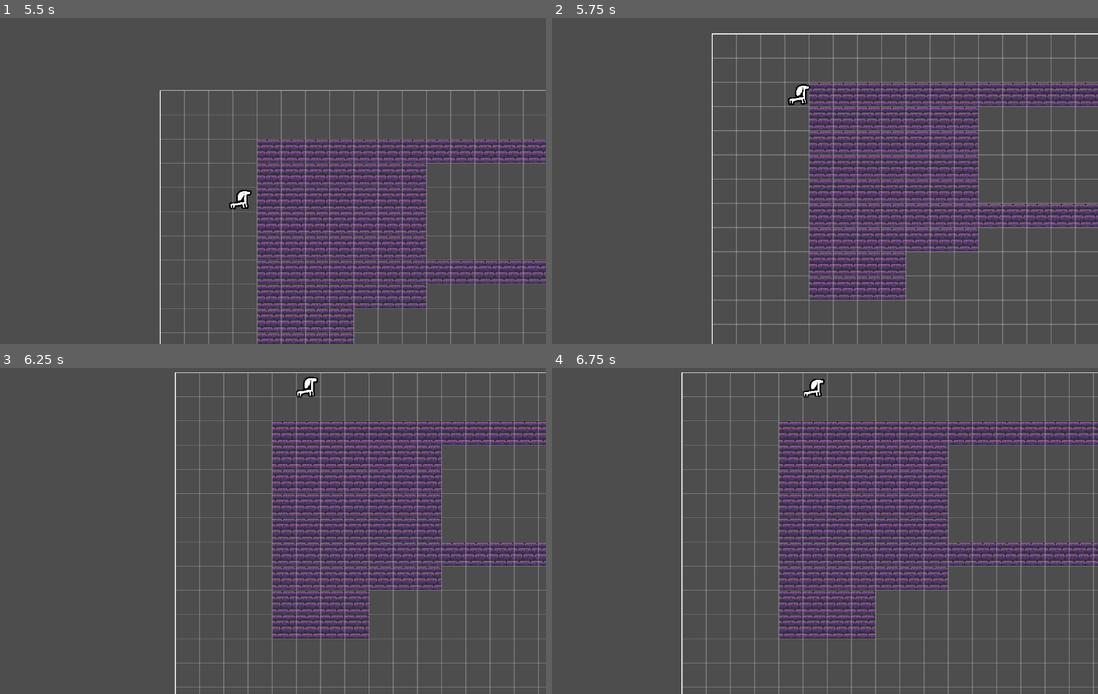
Above: before the commit, frames 1-4 (two rows, left to right).
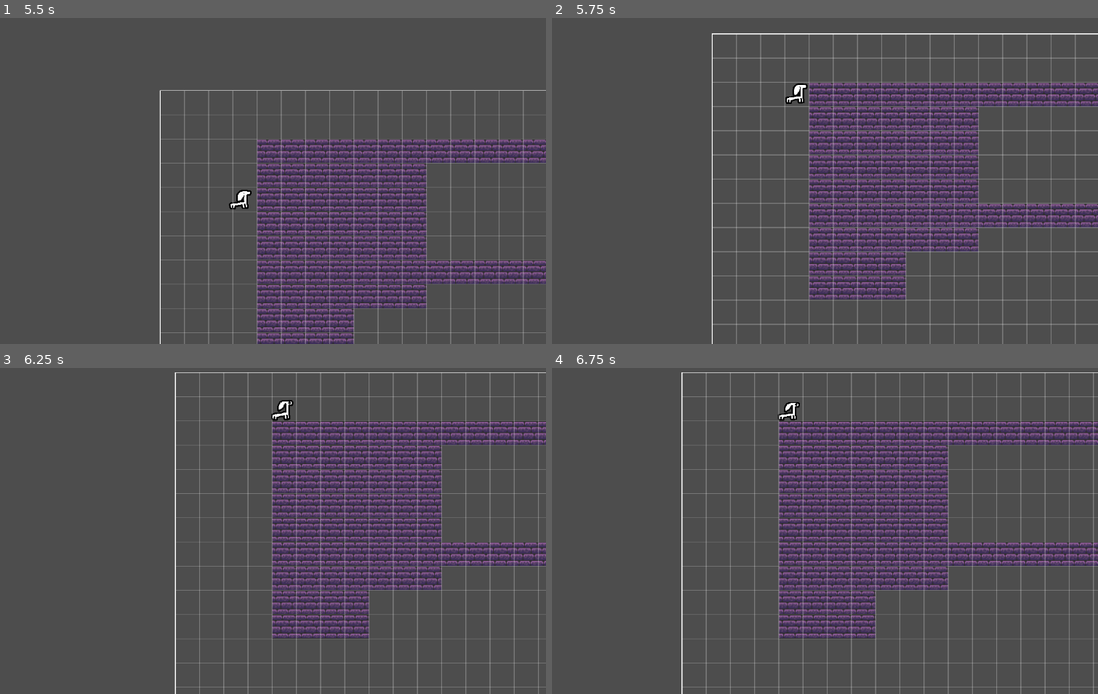
Above: after the commit, the same moments.

Repository: Blueflowerss/vpet-tempname
Game: Godot game, scene res://root.tscn
The game is run twice, just before and just after one commit, with the same random seed, the same clock (stepped at 60 frames per second) and the same inputs.
Inputs (mouse positions are in pixels of both pictures, inside the frame that each line leads up to):
- Up to frame 1 (5.5 s): tap Enter at 0.5, 2 s; move the mouse to (382, 164) at 0.52 s; press the mouse at (382, 164) at 0.53 s; tap Space at 1.25, 5 s; move the mouse to (141, 197) at 1.27 s; release the mouse at (141, 197) at 1.28 s; tap S (pan_camera_down) at 1.35 s; click (141, 197) at 1.42 s; move the mouse to (311, 109) at 2.02 s; hold A (pan_camera_left) 2.03-2.78 s; click (311, 109) at 2.17 s; move the mouse to (223, 246) at 2.77 s; tap D (pan_camera_right) at 2.85 s; click (223, 246) at 2.92 s; move the mouse to (431, 229) at 3.52 s; hold Up (pan_camera_up) 3.53-4.28 s; click (431, 229) at 3.67 s; move the mouse to (81, 132) at 4.27 s; click (81, 132) at 4.35 s; move the mouse to (283, 181) at 5.02 s; hold S (pan_camera_down) from 5.03 s (still down); click (283, 181) at 5.17 s
- Up to frame 2 (5.75 s): keep holding S (pan_camera_down)
- Up to frame 3 (6.25 s): move the mouse to (169, 449) at 5.77 s; release S (pan_camera_down) at 5.78 s; tap A (pan_camera_left) at 5.85 s; click (169, 449) at 5.92 s
- Up to frame 4 (6.75 s): tap Enter at 6.5 s; move the mouse to (934, 514) at 6.52 s; hold D (pan_camera_right) from 6.53 s (still down); click (934, 514) at 6.67 s

Frame 1 is identical in both runs. In frame 2, 0.2% of the frame differs, in the area x 42-48%, y 20-27%; in frame 3, 0.3%, in the area x 49-59%, y 2-17%; in frame 4, 0.3%.

Commit message:
update to pathfinding diagonal stuff

Diff:
--- a/terrarium_scene.gd
+++ b/terrarium_scene.gd
@@ -6,6 +6,7 @@
 func _ready() -> void:
 	tilemap = $TileMapLayer;
 	astar_grid.region = Rect2i(Vector2i.ZERO,grid_size);
+	astar_grid.diagonal_mode = AStarGrid2D.DIAGONAL_MODE_ONLY_IF_NO_OBSTACLES;
 	astar_grid.update();
 	$GridDisplayScene.grid_size = grid_size;
 	refresh_terrain_grid();
